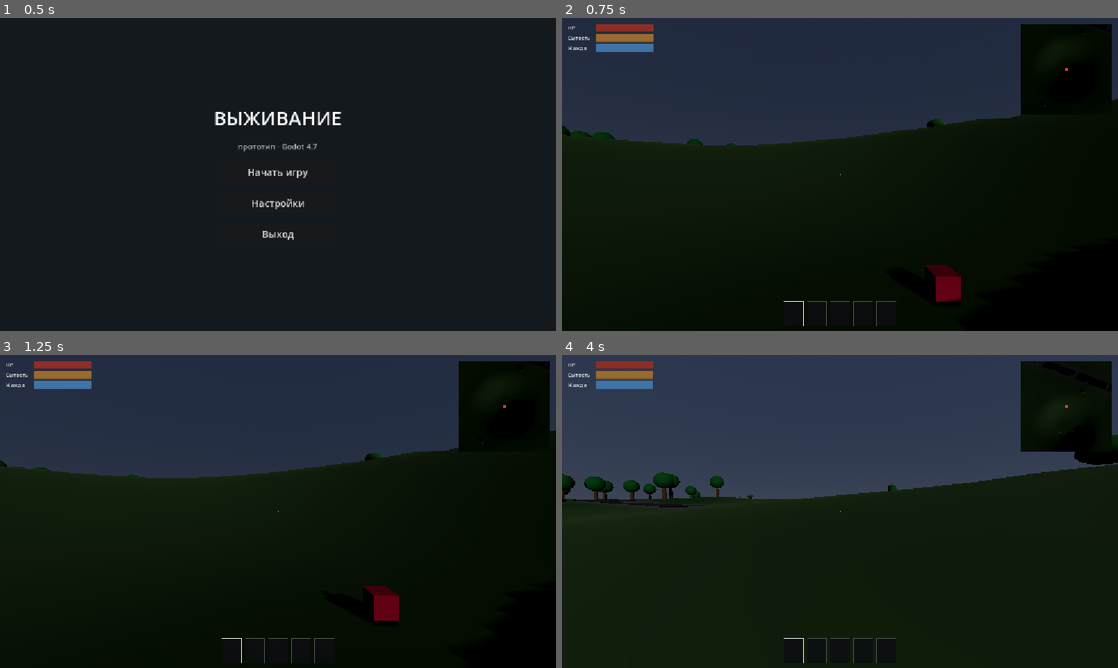
Above: before the commit, frames 1-4 (two rows, left to right).
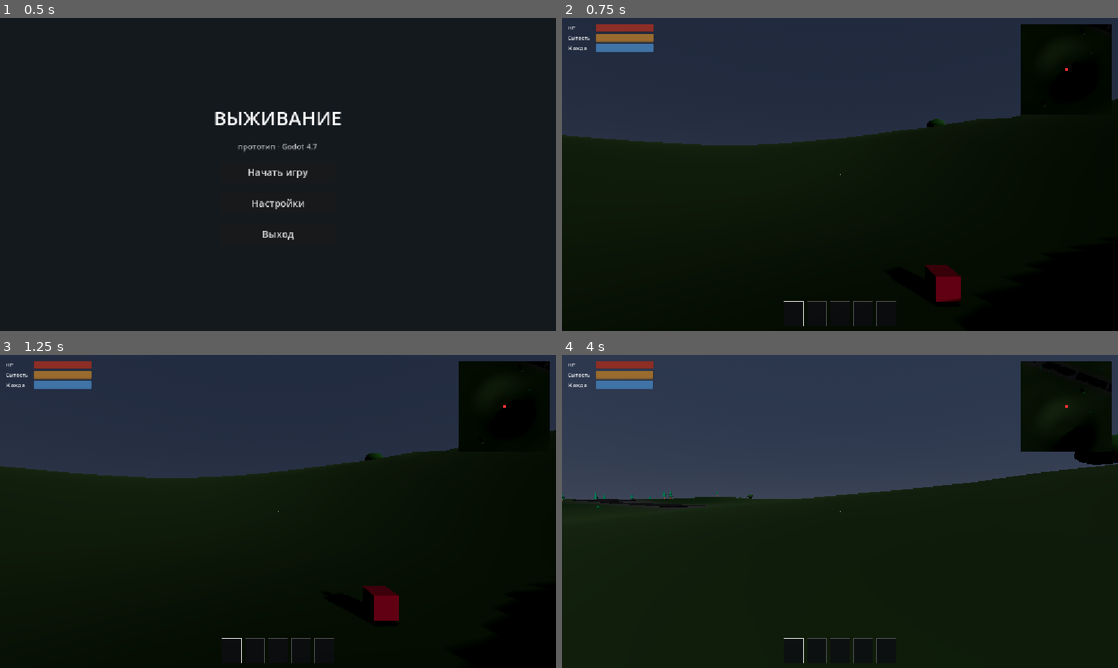
Above: after the commit, the same moments.

Repository: goverfar-tech/govno-igra
Game: Godot game, scene res://scenes/ui/main_menu.tscn
Two runs of this game, one before a commit and one after it. Both use one fixed random seed, a clock stepped at 60 frames per second and the inputs below.
Inputs (mouse positions are in pixels of both pictures, inside the frame that each line leads up to):
- Up to frame 1 (0.5 s): no input
- Up to frame 2 (0.75 s): click "Начать игру" at 0.5 s
- Up to frame 3 (1.25 s): no input
- Up to frame 4 (4 s): tap Enter (ui_accept) at 1.25 s; move the mouse to (867, 511) at 1.27 s; hold W (move_forward) from 1.28 s (still down); tap E (interact) at 1.35, 2.3, 2.85, 3.8 s; click (867, 511) at 1.42 s; tap Space (jump) at 1.52, 2.27, 3.77 s; move the mouse to (812, 511) at 2.02 s; tap Ctrl (crouch) at 2.1 s; move the mouse to (851, 505) at 2.77 s; move the mouse to (834, 517) at 3.52 s; tap Shift (sprint) at 3.6 s; click (834, 517) at 3.67 s

Frame 1 is identical in both runs. In frame 2, 0.2% of the frame differs, in the area x 0-92%, y 17-41%; in frame 3, less than 0.1%; in frame 4, 1.0%, in the area x 0-98%, y 3-49%.

Commit message:
feat(visual): Kenney Survival Kit models — trees, rocks, campfire, crate/barrel, hand tools, item pickups, grass patches

Diff:
--- a/resources/items/axe.tres
+++ b/resources/items/axe.tres
@@ -10,3 +10,4 @@
 max_stack = 1
 is_tool = true
 tool_damage = 8.0
+world_model = "res://assets/models/tool-axe.glb"
--- a/resources/items/flask.tres
+++ b/resources/items/flask.tres
@@ -13,3 +13,4 @@
 is_edible = true
 hydration = 40.0
 consume_returns = ExtResource("2")
+world_model = "res://assets/models/bottle.glb"
--- a/resources/items/flask_empty.tres
+++ b/resources/items/flask_empty.tres
@@ -8,3 +8,4 @@
 display_name = "Фляга (пустая)"
 icon_color = Color(0.2, 0.3, 0.45, 1)
 max_stack = 1
+world_model = "res://assets/models/bottle.glb"
--- a/resources/items/item_data.gd
+++ b/resources/items/item_data.gd
@@ -20,3 +20,5 @@
 ## Строительный предмет (ЛКМ ставит сцену в мир)
 @export var is_placeable := false
 @export var placeable_scene := ""
+## GLB-модель предмета на земле (пусто = цветной кубик)
+@export var world_model := ""
--- a/resources/items/pickaxe.tres
+++ b/resources/items/pickaxe.tres
@@ -10,3 +10,4 @@
 max_stack = 1
 is_tool = true
 tool_damage = 5.0
+world_model = "res://assets/models/tool-pickaxe.glb"
--- a/resources/items/spear.tres
+++ b/resources/items/spear.tres
@@ -10,3 +10,4 @@
 max_stack = 1
 is_tool = true
 tool_damage = 10.0
+world_model = "res://assets/models/tool-hoe.glb"
--- a/resources/items/stone.tres
+++ b/resources/items/stone.tres
@@ -8,3 +8,4 @@
 display_name = "Камень"
 icon_color = Color(0.6, 0.6, 0.65, 1)
 max_stack = 30
+world_model = "res://assets/models/resource-stone.glb"
--- a/resources/items/wood.tres
+++ b/resources/items/wood.tres
@@ -8,3 +8,4 @@
 display_name = "Древесина"
 icon_color = Color(0.45, 0.3, 0.15, 1)
 max_stack = 30
+world_model = "res://assets/models/resource-wood.glb"
--- a/scenes/buildings/barrel.tscn
+++ b/scenes/buildings/barrel.tscn
@@ -1,18 +1,12 @@
-[gd_scene load_steps=4 format=3]
+[gd_scene load_steps=3 format=3]
 
-[sub_resource type="StandardMaterial3D" id="barrel_mat"]
-albedo_color = Color(0.3, 0.35, 0.3, 1)
+[ext_resource type="PackedScene" path="res://assets/models/barrel.glb" id="1_model"]
 
 [sub_resource type="CylinderShape3D" id="col"]
 radius = 0.35
 height = 1.0
 
-[sub_resource type="CylinderMesh" id="mesh"]
-material = SubResource("barrel_mat")
-top_radius = 0.35
-bottom_radius = 0.35
-height = 1.0
-radial_segments = 12
+
 
 [node name="Barrel" type="StaticBody3D"]
 
@@ -20,6 +14,4 @@
 transform = Transform3D(1, 0, 0, 0, 1, 0, 0, 0, 1, 0, 0.5, 0)
 shape = SubResource("col")
 
-[node name="MeshInstance3D" type="MeshInstance3D" parent="."]
-transform = Transform3D(1, 0, 0, 0, 1, 0, 0, 0, 1, 0, 0.5, 0)
-mesh = SubResource("mesh")
+[node name="Model" parent="." instance=ExtResource("1_model")]
--- a/scenes/buildings/campfire.tscn
+++ b/scenes/buildings/campfire.tscn
@@ -1,27 +1,12 @@
-[gd_scene load_steps=8 format=3]
+[gd_scene load_steps=4 format=3]
 
 [ext_resource type="Script" path="res://scripts/interaction/campfire.gd" id="1_campfire"]
 
-[sub_resource type="StandardMaterial3D" id="stone_mat"]
-albedo_color = Color(0.5, 0.5, 0.55, 1)
-
-[sub_resource type="StandardMaterial3D" id="log_mat"]
-albedo_color = Color(0.35, 0.22, 0.1, 1)
+[ext_resource type="PackedScene" path="res://assets/models/campfire-pit.glb" id="2_model"]
 
 [sub_resource type="CylinderShape3D" id="col"]
 radius = 0.7
 height = 0.5
-
-[sub_resource type="SphereMesh" id="stone_mesh"]
-material = SubResource("stone_mat")
-radius = 0.16
-height = 0.28
-radial_segments = 8
-rings = 4
-
-[sub_resource type="BoxMesh" id="log_mesh"]
-material = SubResource("log_mat")
-size = Vector3(0.15, 0.15, 0.7)
 
 [node name="Campfire" type="StaticBody3D" groups=["placed"]]
 script = ExtResource("1_campfire")
@@ -30,25 +15,7 @@
 transform = Transform3D(1, 0, 0, 0, 1, 0, 0, 0, 1, 0, 0.25, 0)
 shape = SubResource("col")
 
-[node name="Stone1" type="MeshInstance3D" parent="."]
-transform = Transform3D(1, 0, 0, 0, 1, 0, 0, 0, 1, 0.45, 0.1, 0)
-mesh = SubResource("stone_mesh")
-
-[node name="Stone2" type="MeshInstance3D" parent="."]
-transform = Transform3D(0.5, 0, 0.866, 0, 1, 0, -0.866, 0, 0.5, -0.22, 0.1, 0.39)
-mesh = SubResource("stone_mesh")
-
-[node name="Stone3" type="MeshInstance3D" parent="."]
-transform = Transform3D(0.5, 0, -0.866, 0, 1, 0, 0.866, 0, 0.5, -0.22, 0.1, -0.39)
-mesh = SubResource("stone_mesh")
-
-[node name="Log1" type="MeshInstance3D" parent="."]
-transform = Transform3D(0.825, 0, 0.565, 0, 1, 0, -0.565, 0, 0.825, 0, 0.12, 0)
-mesh = SubResource("log_mesh")
-
-[node name="Log2" type="MeshInstance3D" parent="."]
-transform = Transform3D(0.454, 0, -0.891, 0, 1, 0, 0.891, 0, 0.454, 0, 0.27, 0)
-mesh = SubResource("log_mesh")
+[node name="Model" parent="." instance=ExtResource("2_model")]
 
 [node name="FireLight" type="OmniLight3D" parent="."]
 transform = Transform3D(1, 0, 0, 0, 1, 0, 0, 0, 1, 0, 0.8, 0)
--- a/scenes/buildings/crate.tscn
+++ b/scenes/buildings/crate.tscn
@@ -1,14 +1,11 @@
-[gd_scene load_steps=4 format=3]
+[gd_scene load_steps=3 format=3]
 
-[sub_resource type="StandardMaterial3D" id="crate_mat"]
-albedo_color = Color(0.5, 0.38, 0.2, 1)
+[ext_resource type="PackedScene" path="res://assets/models/box.glb" id="1_model"]
 
 [sub_resource type="BoxShape3D" id="col"]
 size = Vector3(0.8, 0.8, 0.8)
 
-[sub_resource type="BoxMesh" id="mesh"]
-material = SubResource("crate_mat")
-size = Vector3(0.8, 0.8, 0.8)
+
 
 [node name="Crate" type="StaticBody3D"]
 
@@ -16,6 +13,5 @@
 transform = Transform3D(1, 0, 0, 0, 1, 0, 0, 0, 1, 0, 0.4, 0)
 shape = SubResource("col")
 
-[node name="MeshInstance3D" type="MeshInstance3D" parent="."]
-transform = Transform3D(1, 0, 0, 0, 1, 0, 0, 0, 1, 0, 0.4, 0)
-mesh = SubResource("mesh")
+[node name="Model" parent="." instance=ExtResource("1_model")]
+transform = Transform3D(0.8, 0, 0, 0, 0.8, 0, 0, 0, 0.8, 0, 0, 0)
--- a/scenes/interaction/resource_node_rock.tscn
+++ b/scenes/interaction/resource_node_rock.tscn
@@ -4,27 +4,21 @@
 
 [ext_resource type="Resource" path="res://resources/items/stone.tres" id="2_stone"]
 
+[ext_resource type="PackedScene" path="res://assets/models/rock-b.glb" id="3_rock"]
+
 [sub_resource type="BoxShape3D" id="col"]
-size = Vector3(1.2, 0.9, 1.0)
-
-[sub_resource type="StandardMaterial3D" id="rock_mat"]
-albedo_color = Color(0.45, 0.47, 0.5, 1)
-
-[sub_resource type="BoxMesh" id="rock_mesh"]
-material = SubResource("rock_mat")
 size = Vector3(1.2, 0.9, 1.0)
 
 [node name="ResourceRock" type="StaticBody3D"]
 script = ExtResource("1_node")
 item = ExtResource("2_stone")
 hits_required = 3
+yield_per_hit = 2
 tool_id = &"pickaxe"
-yield_per_hit = 2
 
 [node name="CollisionShape3D" type="CollisionShape3D" parent="."]
 transform = Transform3D(1, 0, 0, 0, 1, 0, 0, 0, 1, 0, 0.45, 0)
 shape = SubResource("col")
 
-[node name="RockMesh" type="MeshInstance3D" parent="."]
-transform = Transform3D(1, 0, 0, 0, 1, 0, 0, 0, 1, 0, 0.45, 0)
-mesh = SubResource("rock_mesh")
+[node name="Model" parent="." instance=ExtResource("3_rock")]
+transform = Transform3D(1.4, 0, 0, 0, 1.2, 0, 0, 0, 1.4, 0, 0, 0)
--- a/scenes/interaction/resource_node_tree.tscn
+++ b/scenes/interaction/resource_node_tree.tscn
@@ -1,31 +1,14 @@
-[gd_scene load_steps=8 format=3]
+[gd_scene load_steps=5 format=3]
 
 [ext_resource type="Script" path="res://scripts/interaction/resource_node.gd" id="1_node"]
 
 [ext_resource type="Resource" path="res://resources/items/wood.tres" id="2_wood"]
 
-[sub_resource type="StandardMaterial3D" id="trunk_mat"]
-albedo_color = Color(0.42, 0.3, 0.16, 1)
-
-[sub_resource type="StandardMaterial3D" id="leaves_mat"]
-albedo_color = Color(0.18, 0.42, 0.18, 1)
+[ext_resource type="PackedScene" path="res://assets/models/tree.glb" id="3_tree"]
 
 [sub_resource type="CylinderShape3D" id="col"]
-radius = 0.3
+radius = 0.35
 height = 2.6
-
-[sub_resource type="CylinderMesh" id="trunk_mesh"]
-material = SubResource("trunk_mat")
-top_radius = 0.22
-bottom_radius = 0.3
-height = 2.5
-
-[sub_resource type="SphereMesh" id="crown_mesh"]
-material = SubResource("leaves_mat")
-radius = 1.3
-height = 2.6
-radial_segments = 16
-rings = 8
 
 [node name="ResourceTree" type="StaticBody3D"]
 script = ExtResource("1_node")
@@ -37,10 +20,4 @@
 transform = Transform3D(1, 0, 0, 0, 1, 0, 0, 0, 1, 0, 1.3, 0)
 shape = SubResource("col")
 
-[node name="TrunkMesh" type="MeshInstance3D" parent="."]
-transform = Transform3D(1, 0, 0, 0, 1, 0, 0, 0, 1, 0, 1.25, 0)
-mesh = SubResource("trunk_mesh")
-
-[node name="CrownMesh" type="MeshInstance3D" parent="."]
-transform = Transform3D(1, 0, 0, 0, 1, 0, 0, 0, 1, 0, 3.1, 0)
-mesh = SubResource("crown_mesh")
+[node name="Model" parent="." instance=ExtResource("3_tree")]
--- a/scenes/player/player.tscn
+++ b/scenes/player/player.tscn
@@ -7,6 +7,12 @@
 [ext_resource type="Script" path="res://scripts/player/inventory.gd" id="3_inv"]
 
 [ext_resource type="Script" path="res://scripts/player/stats.gd" id="4_stats"]
+
+[ext_resource type="PackedScene" path="res://assets/models/tool-axe.glb" id="5_axe"]
+
+[ext_resource type="PackedScene" path="res://assets/models/tool-hoe.glb" id="6_spear"]
+
+[ext_resource type="PackedScene" path="res://assets/models/tool-pickaxe.glb" id="7_pickaxe"]
 
 [sub_resource type="CapsuleShape3D" id="player_capsule"]
 radius = 0.4
@@ -74,32 +80,20 @@
 
 [node name="Model_axe" type="Node3D" parent="Head/Camera3D/HandTool"]
 
-[node name="Handle" type="MeshInstance3D" parent="Head/Camera3D/HandTool/Model_axe"]
-mesh = SubResource("handle_mesh")
-
-[node name="Blade" type="MeshInstance3D" parent="Head/Camera3D/HandTool/Model_axe"]
-transform = Transform3D(1, 0, 0, 0, 1, 0, 0, 0, 1, 0, 0.2, -0.05)
-mesh = SubResource("blade_mesh")
+[node name="Axe" parent="Head/Camera3D/HandTool/Model_axe" instance=ExtResource("5_axe")]
+transform = Transform3D(1.1, 0, 0, 0, 1.1, 0, 0, 0, 1.1, 0, -0.1, 0)
 
 [node name="Model_spear" type="Node3D" parent="Head/Camera3D/HandTool"]
+
+[node name="Spear" parent="Head/Camera3D/HandTool/Model_spear" instance=ExtResource("6_spear")]
+transform = Transform3D(1.1, 0, 0, 0, 1.1, 0, 0, 0, 1.1, 0, -0.1, 0)
 visible = false
 
-[node name="Shaft" type="MeshInstance3D" parent="Head/Camera3D/HandTool/Model_spear"]
-mesh = SubResource("shaft_mesh")
+[node name="Model_pickaxe" type="Node3D" parent="Head/Camera3D/HandTool"]
 
-[node name="Tip" type="MeshInstance3D" parent="Head/Camera3D/HandTool/Model_spear"]
-transform = Transform3D(1, 0, 0, 0, 1, 0, 0, 0, 1, 0, 0.5, 0)
-mesh = SubResource("tip_mesh")
-
-[node name="Model_pickaxe" type="Node3D" parent="Head/Camera3D/HandTool"]
+[node name="Pickaxe" parent="Head/Camera3D/HandTool/Model_pickaxe" instance=ExtResource("7_pickaxe")]
+transform = Transform3D(1.1, 0, 0, 0, 1.1, 0, 0, 0, 1.1, 0, -0.1, 0)
 visible = false
-
-[node name="Handle" type="MeshInstance3D" parent="Head/Camera3D/HandTool/Model_pickaxe"]
-mesh = SubResource("handle_mesh")
-
-[node name="Pick" type="MeshInstance3D" parent="Head/Camera3D/HandTool/Model_pickaxe"]
-transform = Transform3D(1, 0, 0, 0, 1, 0, 0, 0, 1, 0, 0.2, 0)
-mesh = SubResource("pick_mesh")
 
 [node name="Inventory" type="Node" parent="."]
 script = ExtResource("3_inv")
--- a/scripts/interaction/pickup_item.gd
+++ b/scripts/interaction/pickup_item.gd
@@ -7,11 +7,20 @@
 
 
 func _ready() -> void:
-	# Цвет-заглушка вместо модели: из icon_color предмета
-	if item:
-		var mat := StandardMaterial3D.new()
-		mat.albedo_color = item.icon_color
-		$MeshInstance3D.set_surface_override_material(0, mat)
+	if item == null:
+		return
+	if item.world_model != "":
+		var packed := load(item.world_model) as PackedScene
+		if packed:
+			var m := packed.instantiate()
+			m.scale = Vector3.ONE * 0.4
+			add_child(m)
+			$MeshInstance3D.visible = false
+			return
+	# fallback: цветной кубик
+	var mat := StandardMaterial3D.new()
+	mat.albedo_color = item.icon_color
+	$MeshInstance3D.set_surface_override_material(0, mat)
 
 
 func get_prompt() -> String:
--- a/scripts/world/world_gen.gd
+++ b/scripts/world/world_gen.gd
@@ -15,6 +15,9 @@
 const BarrelScene: PackedScene = preload("res://scenes/buildings/barrel.tscn")
 const TireScene: PackedScene = preload("res://scenes/buildings/tire.tscn")
 const RoadScene: PackedScene = preload("res://scenes/buildings/road_strip.tscn")
+const GrassScene: PackedScene = preload("res://assets/models/patch-grass.glb")
+const GrassLargeScene: PackedScene = preload("res://assets/models/patch-grass-large.glb")
+const GrassSmallScene: PackedScene = preload("res://assets/models/grass.glb")
 
 const Stone: ItemData = preload("res://resources/items/stone.tres")
 const Berry: ItemData = preload("res://resources/items/berry.tres")
@@ -105,6 +108,7 @@
 	_scatter_in_area(rng, BushScene, half, bushes_count, 4.0)
 	_scatter_in_area(rng, AnimalScene, half * 0.7, animals_count, 20.0)
 	_scatter_decor(rng, half)
+	_scatter_grass(rng, half)
 
 	# подборы рядом со спауном: полная фляга, камень, ягоды
 	_place_pickup(Flask, Vector2(2.5, 1.5))
@@ -210,6 +214,20 @@
 			_place(PoleScene, p, rng.randf() * 0.15)
 
 
+## Трава-пятна для объёма мира (без коллизий).
+func _scatter_grass(rng: RandomNumberGenerator, half: float) -> void:
+	for i in 140:
+		var p := Vector2(rng.randf_range(-half, half), rng.randf_range(-half, half))
+		if _min_dist_ok(p, 0.5) and _flat_enough(p):
+			var sc: PackedScene = [GrassScene, GrassLargeScene, GrassSmallScene][rng.randi() % 3]
+			var g := sc.instantiate() as Node3D
+			g.position = Vector3(p.x, _terrain.height_at(p.x, p.y), p.y)
+			g.rotation.y = rng.randf() * TAU
+			var sc_factor := rng.randf_range(0.8, 1.4)
+			g.scale = Vector3.ONE * sc_factor
+			add_child(g)
+
+
 ## Сегмент дороги, выровненный по наклону рельефа.
 func _place_road_segment(p: Vector2) -> void:
 	var h_center := _terrain.height_at(p.x, p.y)
Binary file added: assets/models/Textures/colormap.png
Not shown, added: assets/models/Textures/colormap.png.import
Binary file added: assets/models/barrel-open.glb
Not shown, added: assets/models/barrel-open.glb.import
Binary file added: assets/models/barrel.glb
Not shown, added: assets/models/barrel.glb.import
Binary file added: assets/models/bedroll-frame.glb
Not shown, added: assets/models/bedroll-frame.glb.import
Binary file added: assets/models/bedroll-packed.glb
Not shown, added: assets/models/bedroll-packed.glb.import
Binary file added: assets/models/bedroll.glb
Not shown, added: assets/models/bedroll.glb.import
(and 151 more such lines)
